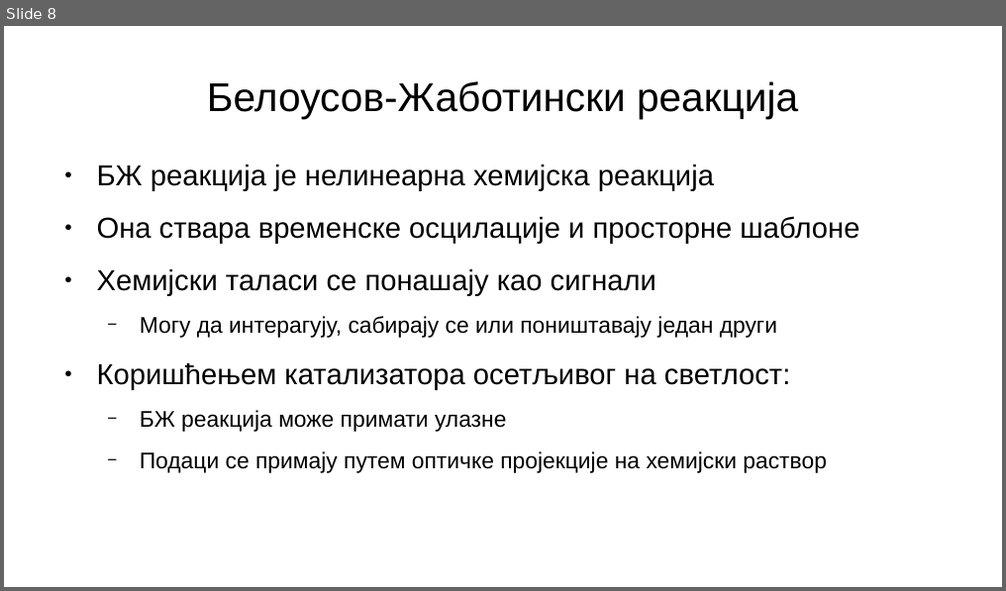
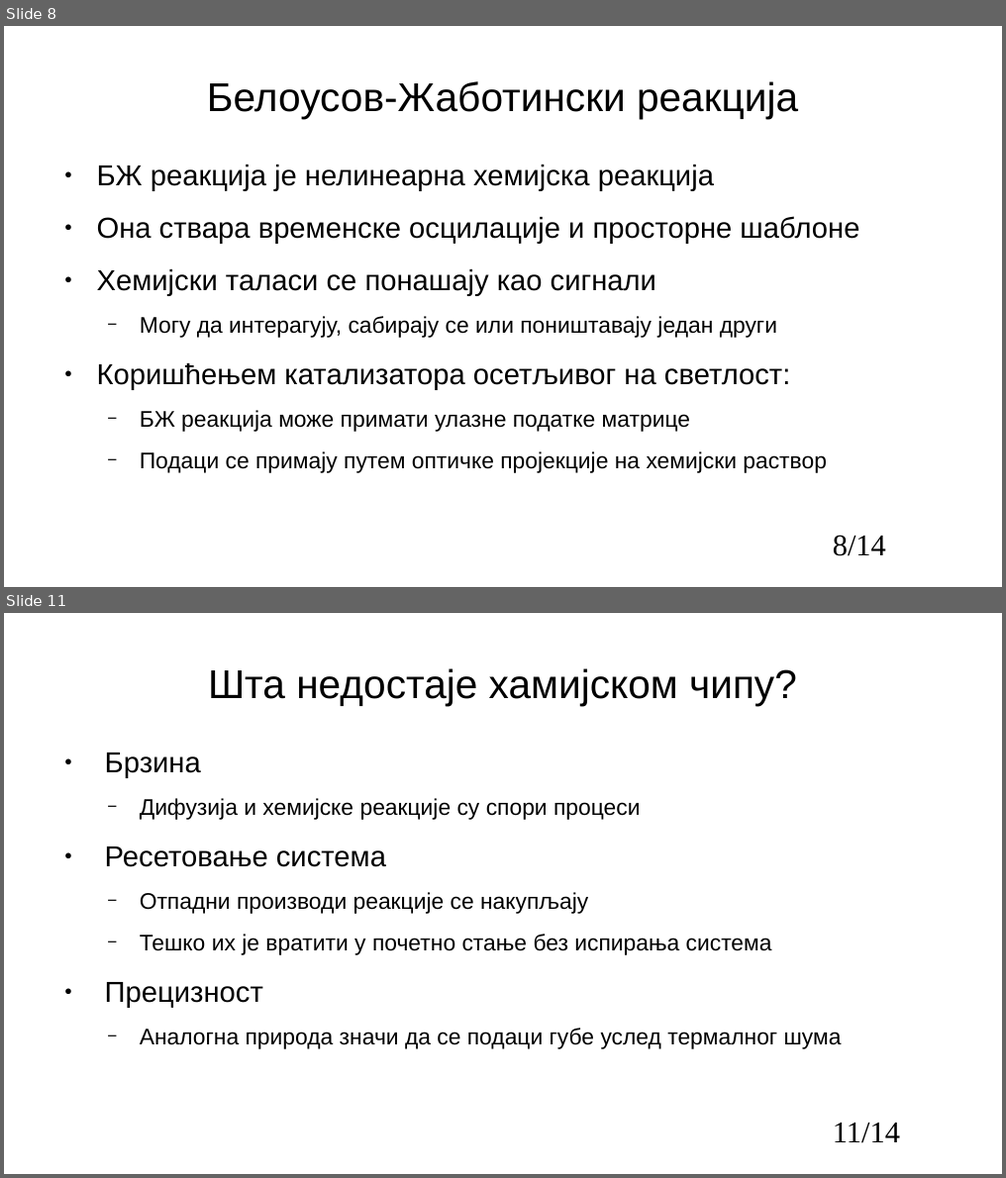
Before and after one commit to NikolaNikolicc/computer-accelerators-development, a slide deck: HW/HW12-Chem/12_chem_computer_technology.pptx. Shown one above the other, each under a label of ours: slide 8 before the commit, slides 8 and 11 after it; the slides between them are not shown. The pictures are 1006x591 and 1006x1178 pixels, drawn with LibreOffice and Linux fonts; fonts in the diff are those of the drawing. Boxes give left, top, right and bottom in pixels: in the first picture for what was removed or moved away, otherwise in the second. Text is boxed around its words. In the diff, an @@ line names an element or a change of style, - is before the commit and + after.

```diff
--- a/HW/HW12-Chem/12_chem_computer_technology.pptx
+++ b/HW/HW12-Chem/12_chem_computer_technology.pptx
@@ slide 11 added at [4,613,1002,1174], background #FFFFFF @@
@@ title added at [208,668,797,705], 32 pt, text #000000 @@
+Шта недостаје хамијском чипу?
@@ text added at [105,753,842,1050], 18 pt, text #000000 @@
+● Брзина
+  − Дифузија и хемијске реакције су спори процеси
+● Ресетовање система
+  − Отпадни производи реакције се накупљају
+  − Тешко их је вратити у почетно стање без испирања система
+● Прецизност
+  − Аналогна природа значи да се подаци губе услед термалног шума
@@ page number added at [833,1123,900,1144], 24 pt, text #000000 @@
+11/14
@@ slide 8 changed as well @@
@@ text at [140,410,690,432]: text changed @@
-  − БЖ реакција може примати улазне
+  − БЖ реакција може примати улазне податке матрице
@@ page number added at [833,535,886,557], 24 pt, text #000000 @@
+8/14
```
Also in this commit, not shown: 7 other slides changed, 4 other slides added, 1 slide removed, 1 other file.
